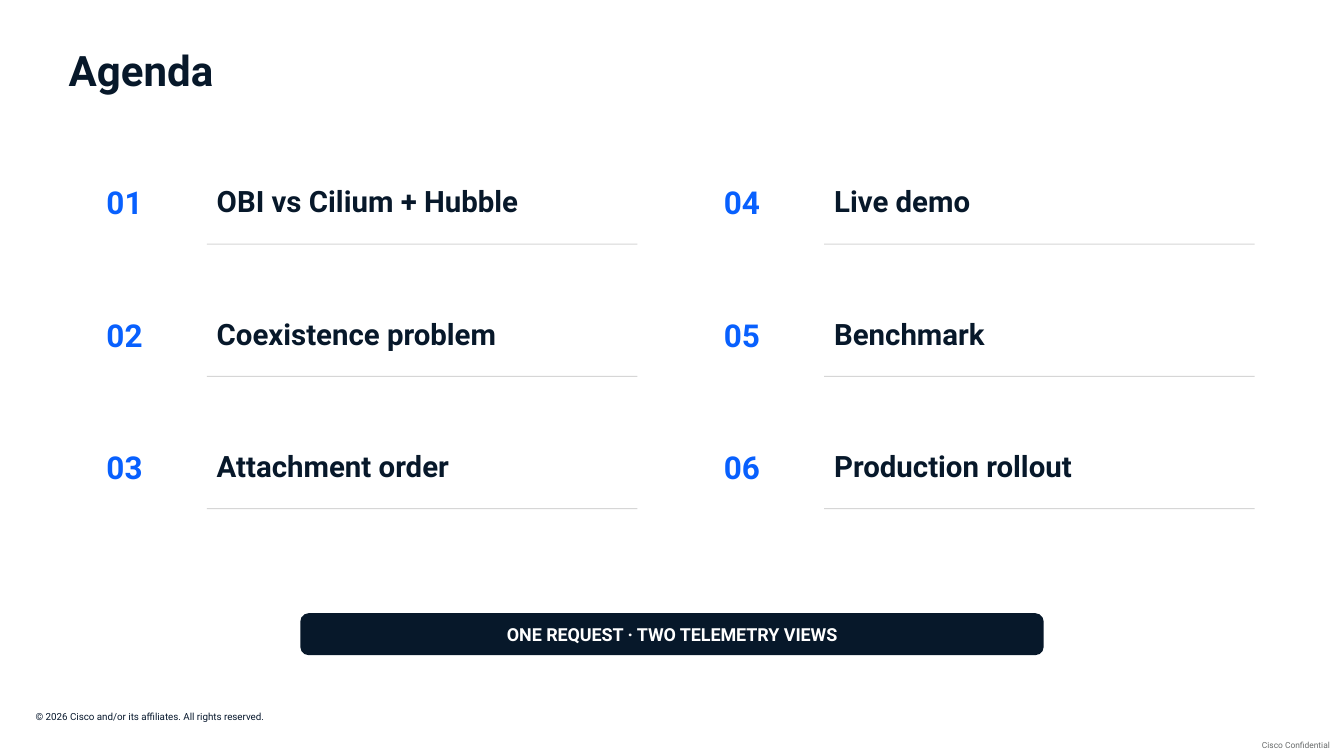
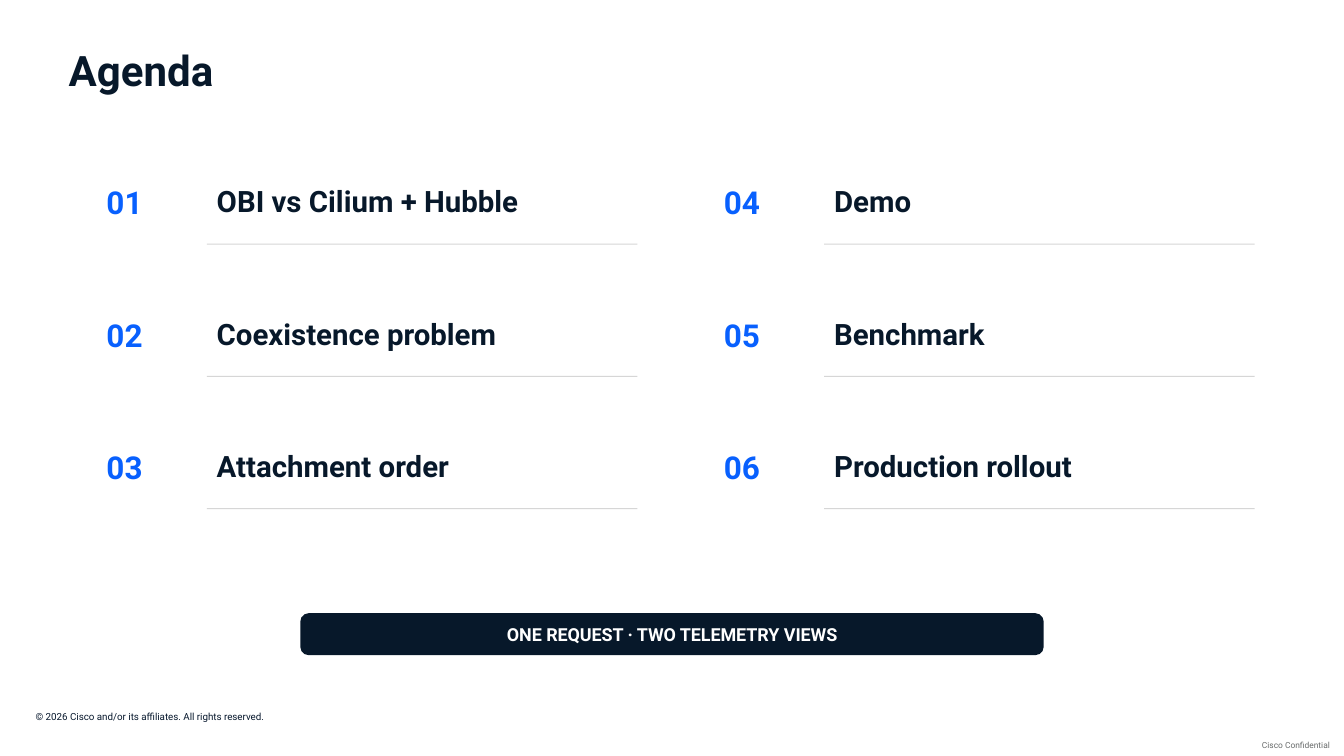
Before and after one commit to ajimenez1503/cilium-obi-demo, a slide deck: slide 2 of slides/cilium-obi-session-deck-latest.pptx. Drawn at 1344x756 pixels with LibreOffice and Linux fonts; fonts in the diff are those of the drawing; background and template pictures are left out. Boxes give left, top, right and bottom in pixels: in the first picture for what was removed or moved away, otherwise in the second. Text is boxed around its words. In the diff, an @@ line names an element or a change of style, - is before the commit and + after.

```diff
--- a/slides/cilium-obi-session-deck-latest.pptx
+++ b/slides/cilium-obi-session-deck-latest.pptx
@@ text at (834, 191, 911, 213): text changed @@
-Live demo
+Demo
```
Also in this commit, not shown: 4 other slides changed.
